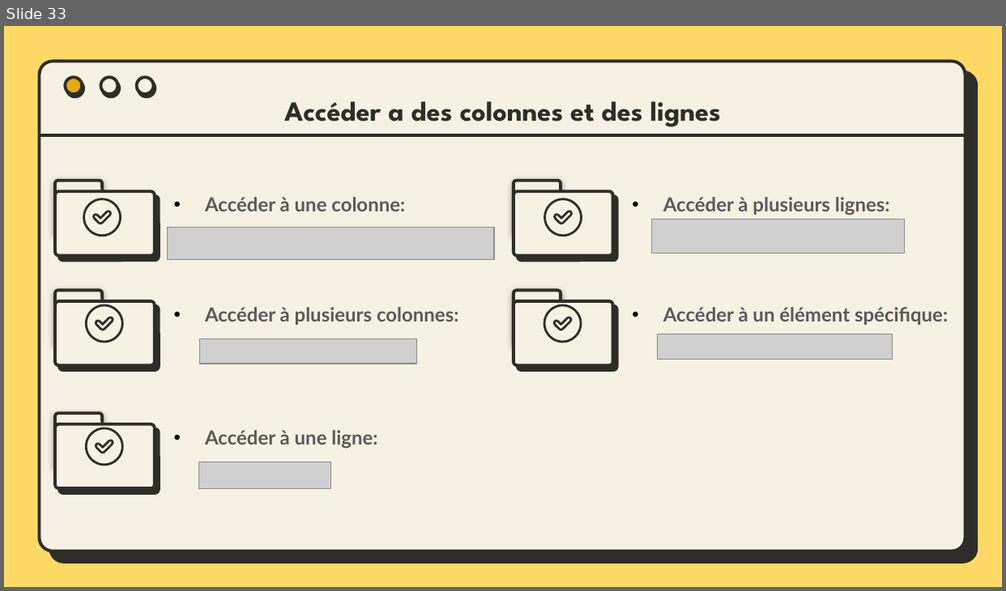
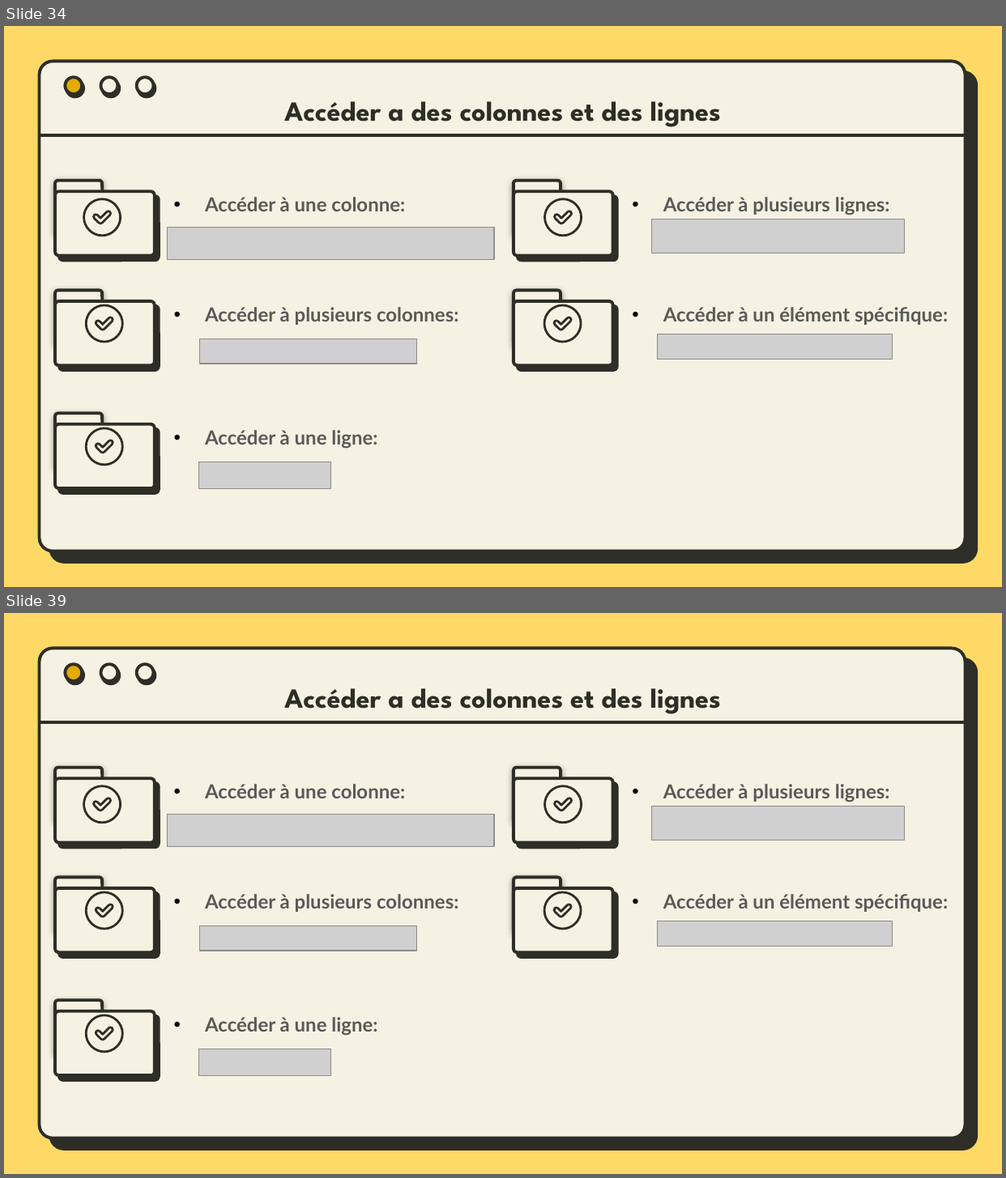
Before and after one commit to bydevmar/Master_MASD_FPO, a slide deck: SEMESTER 1/Modélisation avec Python/M- Pandas/Presentation/Pandas.pptx. Shown one above the other, each under a label of ours: slide 33 before the commit, slides 34 and 39 after it; the slides between them are not shown. The pictures are 1006x591 and 1006x1178 pixels, drawn with LibreOffice and Linux fonts; fonts in the diff are those of the drawing; grey boxes stand for pictures. Boxes give left, top, right and bottom in pixels: in the first picture for what was removed or moved away, otherwise in the second. Text is boxed around its words. In the diff, an @@ line names an element or a change of style, - is before the commit and + after.

```diff
--- a/SEMESTER 1/Modélisation avec Python/M- Pandas/Presentation/Pandas.pptx
+++ b/SEMESTER 1/Modélisation avec Python/M- Pandas/Presentation/Pandas.pptx
@@ slide 39 added at bbox=[4, 613, 1002, 1174], background #FFD966; not listed: 5 template elements that a slide beside it also shows @@
@@ title added at bbox=[284, 688, 721, 714], 20 pt, text #2D2E27, bold @@
+Accéder a des colonnes et des lignes
@@ rounded rectangle added at bbox=[55, 768, 102, 823], fill #F6F2E3, outline #2D2E27 2.25 pt @@
@@ rounded rectangle added at bbox=[55, 779, 155, 842], fill #F6F2E3, outline #2D2E27 2.25 pt @@
@@ rounded rectangle added at bbox=[513, 768, 560, 823], fill #F6F2E3, outline #2D2E27 2.25 pt @@
@@ rounded rectangle added at bbox=[513, 779, 613, 842], fill #F6F2E3, outline #2D2E27 2.25 pt @@
@@ freeform shape added at bbox=[83, 785, 121, 824], fill #2D2E27 @@
@@ freeform shape added at bbox=[91, 798, 112, 812], fill #2D2E27 @@
@@ text added at bbox=[205, 784, 405, 798], 14 pt, text #595959, bold @@
+    • Accéder à une colonne:
@@ freeform shape added at bbox=[544, 785, 583, 824], fill #2D2E27 @@
@@ freeform shape added at bbox=[553, 798, 573, 812], fill #2D2E27 @@
@@ picture added at bbox=[652, 807, 904, 841] @@
@@ text added at bbox=[663, 784, 890, 803], 14 pt, text #595959, bold @@
+    • Accéder à plusieurs lignes:
@@ picture added at bbox=[167, 815, 494, 846] @@
@@ rounded rectangle added at bbox=[55, 877, 102, 932], fill #F6F2E3, outline #2D2E27 2.25 pt @@
@@ rounded rectangle added at bbox=[513, 877, 560, 932], fill #F6F2E3, outline #2D2E27 2.25 pt @@
@@ rounded rectangle added at bbox=[55, 888, 155, 952], fill #F6F2E3, outline #2D2E27 2.25 pt @@
@@ freeform shape added at bbox=[85, 892, 124, 931], fill #2D2E27 @@
@@ freeform shape added at bbox=[94, 904, 114, 918], fill #2D2E27 @@
@@ text added at bbox=[205, 894, 458, 912], 14 pt, text #595959, bold @@
+    • Accéder à plusieurs colonnes:
@@ rounded rectangle added at bbox=[513, 888, 613, 952], fill #F6F2E3, outline #2D2E27 2.25 pt @@
@@ freeform shape added at bbox=[543, 892, 582, 931], fill #2D2E27 @@
@@ freeform shape added at bbox=[553, 904, 573, 918], fill #2D2E27 @@
@@ text added at bbox=[663, 894, 948, 912], 14 pt, text #595959, bold @@
+    • Accéder à un élément spécifique:
@@ picture added at bbox=[199, 926, 417, 950] @@
@@ picture added at bbox=[658, 922, 892, 946] @@
@@ rounded rectangle added at bbox=[55, 1000, 102, 1055], fill #F6F2E3, outline #2D2E27 2.25 pt @@
@@ rounded rectangle added at bbox=[55, 1012, 155, 1075], fill #F6F2E3, outline #2D2E27 2.25 pt @@
@@ freeform shape added at bbox=[85, 1014, 124, 1053], fill #2D2E27 @@
@@ text added at bbox=[205, 1017, 377, 1036], 14 pt, text #595959, bold @@
+    • Accéder à une ligne:
@@ freeform shape added at bbox=[94, 1026, 114, 1041], fill #2D2E27 @@
@@ picture added at bbox=[198, 1049, 330, 1076] @@
@@ what was slide 33 is now slide 34 @@
```
Also in this commit, not shown: 5 other slides added, 1 other file.
